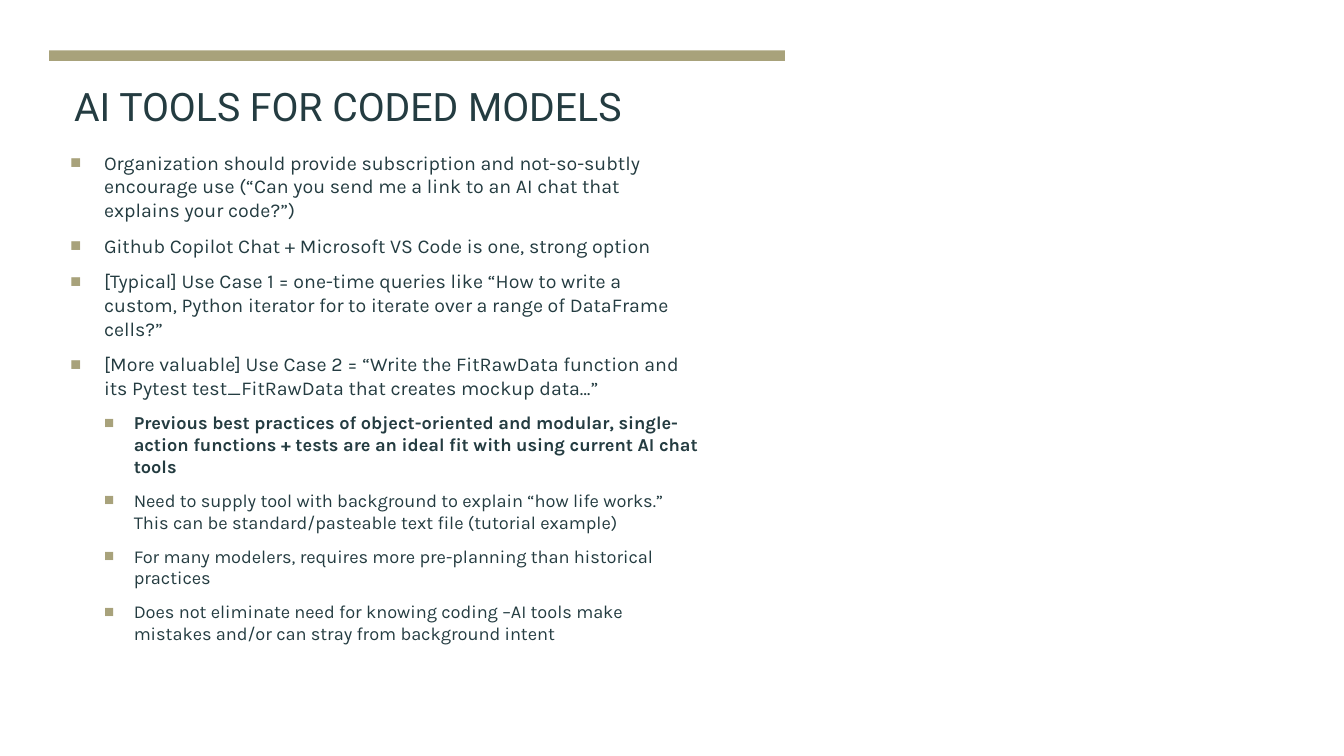
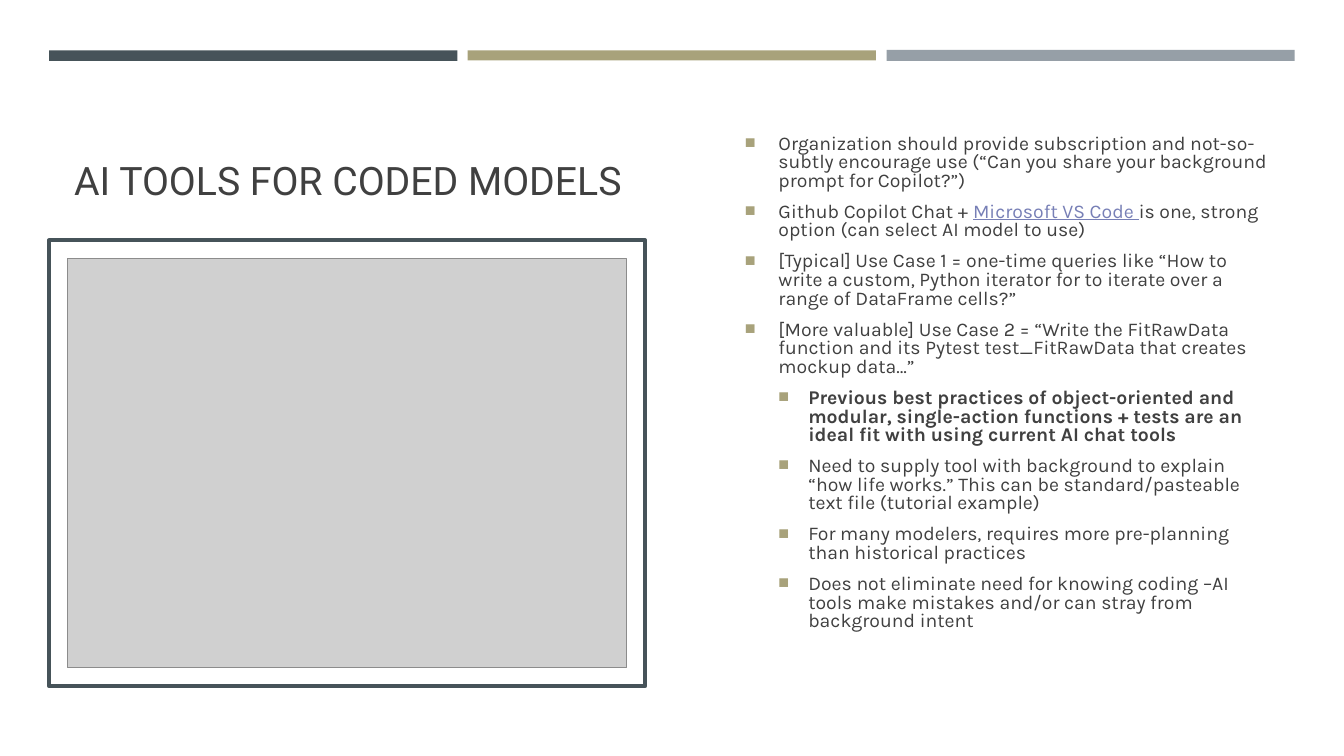
Before and after one commit to jlandgre/Engineering_Model_Best_Practices, a slide deck: slide 9 of Best_Practices_Coded_Models.pptx. Drawn at 1344x756 pixels with LibreOffice and Linux fonts; fonts in the diff are those of the drawing; grey boxes stand for pictures. Boxes give left, top, right and bottom in pixels: in the first picture for what was removed or moved away, otherwise in the second. Text is boxed around its words. In the diff, an @@ line names an element or a change of style, - is before the commit and + after.

```diff
--- a/Best_Practices_Coded_Models.pptx
+++ b/Best_Practices_Coded_Models.pptx
@@ rectangle removed at box(0, 0, 1344, 756) @@
@@ rectangle added at box(49, 50, 458, 60), fill #465359 @@
@@ rectangle: place and size @@
-rectangle at box(49, 50, 785, 60)
+rectangle at box(468, 50, 876, 60)
@@ rectangle added at box(886, 50, 1295, 62), fill #969FA7 @@
@@ title "AI TOOLS FOR CODED MODELS" at box(74, 166, 621, 196): text colour #243C41 to #404040; vertical alignment top to bottom @@
@@ text "Organization should provide subscription and ...": place and size @@
-text "Organization should provide subscription and ..." at box(104, 156, 698, 623)
+text "Organization should provide subscription and ..." at box(778, 136, 1267, 632)
@@ text "Organization should provide subscription and ..." at box(778, 136, 1267, 632): vertical alignment top to middle @@
@@ text at box(778, 136, 1267, 241): text changed; size 14 to 13.9 pt; text colour #243C41 to #404040 @@
-  ■ Organization should provide subscription and not-so-subtly encourage use (“Can you send me a link to an AI chat that explains your code?”)
-  ■ Github Copilot Chat + Microsoft VS Code is one, strong option
+  ■ Organization should provide subscription and not-so-subtly encourage use (“Can you share your background prompt for Copilot?”)
+  ■ Github Copilot Chat + Microsoft VS Code is one, strong option (can select AI model to use)
@@ rectangle added at box(49, 240, 645, 686), fill #FFFFFF at 80% opacity, outline #465359 3 pt @@
@@ picture added at box(68, 259, 627, 668) @@
@@ text at box(778, 253, 1246, 632): size 14 to 13.9 pt in "[Typical] Use Case 1 = one-time queries ...", "[More valuable] Use Case 2 = “Write ..."; text colour #243C41 to #404040 in "[Typical] Use Case 1 = one-time queries ...", "[More valuable] Use Case 2 = “Write ...", "Previous best practices of object-oriented and modular, ...", "Need to supply tool with background to ..." and 2 more places; size 13 to 13.9 pt in "Previous best practices of object-oriented and modular, ...", "Need to supply tool with background to ...", "For many modelers, requires more pre-planning than ...", "Does not eliminate need for knowing coding ..."; line spacing 1 to 0.8 @@
```
Also in this commit, not shown: 8 other slides changed, 3 other files.
